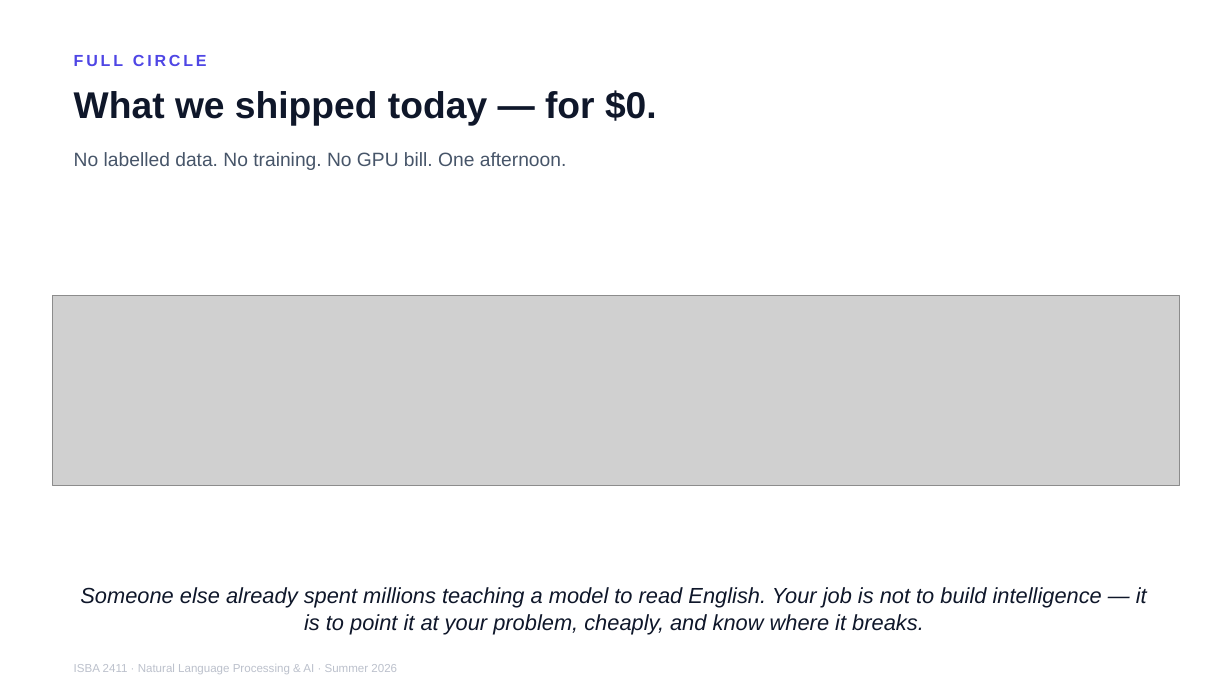
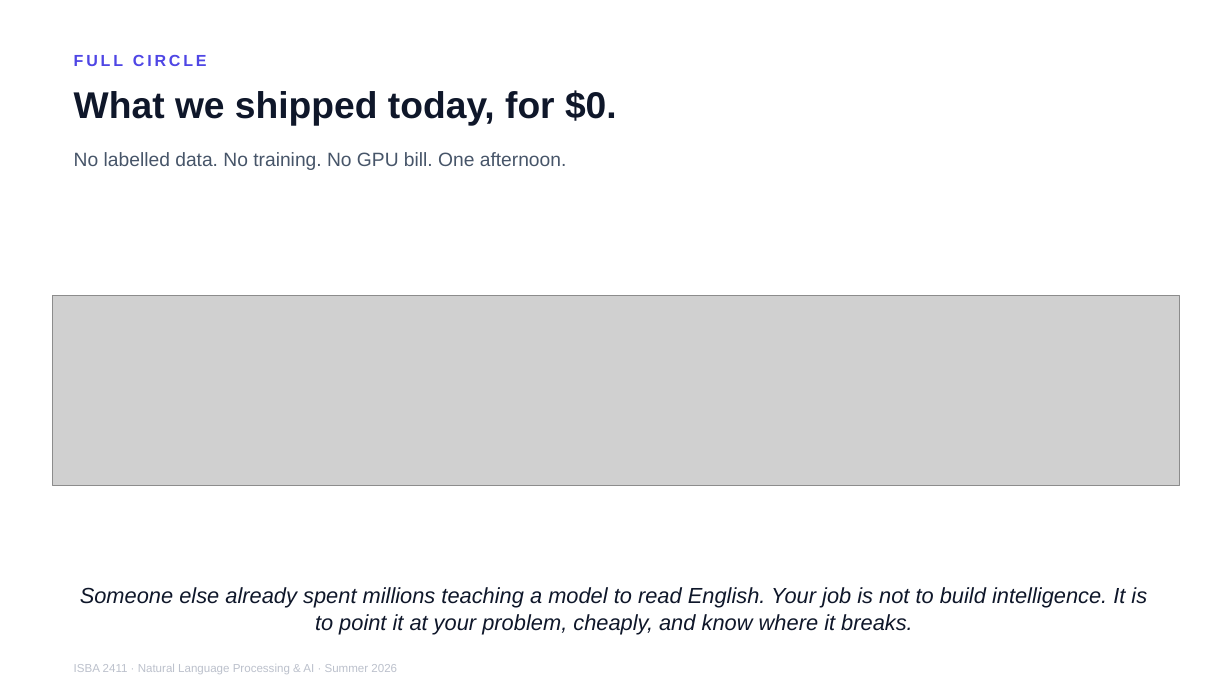
Before and after one commit to JulesMalin/isba2411-nlp, a slide deck: slide 20 of Week 7/L13_Support_Copilot.pptx. Drawn at 1232x693 pixels with LibreOffice and Linux fonts; fonts in the diff are those of the drawing; grey boxes stand for pictures. Boxes give left, top, right and bottom in pixels: in the first picture for what was removed or moved away, otherwise in the second. Text is boxed around its words. In the diff, an @@ line names an element or a change of style, - is before the commit and + after.

```diff
--- a/Week 7/L13_Support_Copilot.pptx
+++ b/Week 7/L13_Support_Copilot.pptx
@@ text at [74,90,617,126]: text changed @@
-What we shipped today — for $0.
+What we shipped today, for $0.
@@ text at [80,587,1147,634]: text changed @@
-Someone else already spent millions teaching a model to read English. Your job is not to build intelligence — it is to point it at your problem, cheaply, and know where it breaks.
+Someone else already spent millions teaching a model to read English. Your job is not to build intelligence. It is to point it at your problem, cheaply, and know where it breaks.
```
Also in this commit, not shown: 18 other slides changed.
